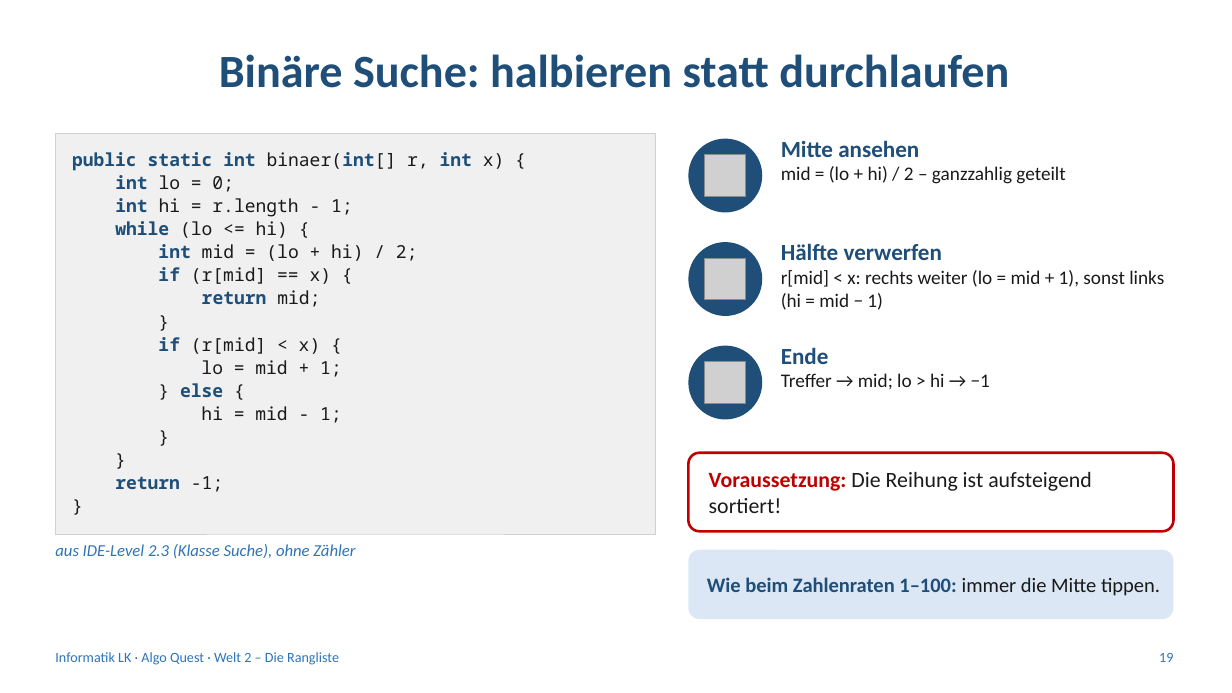
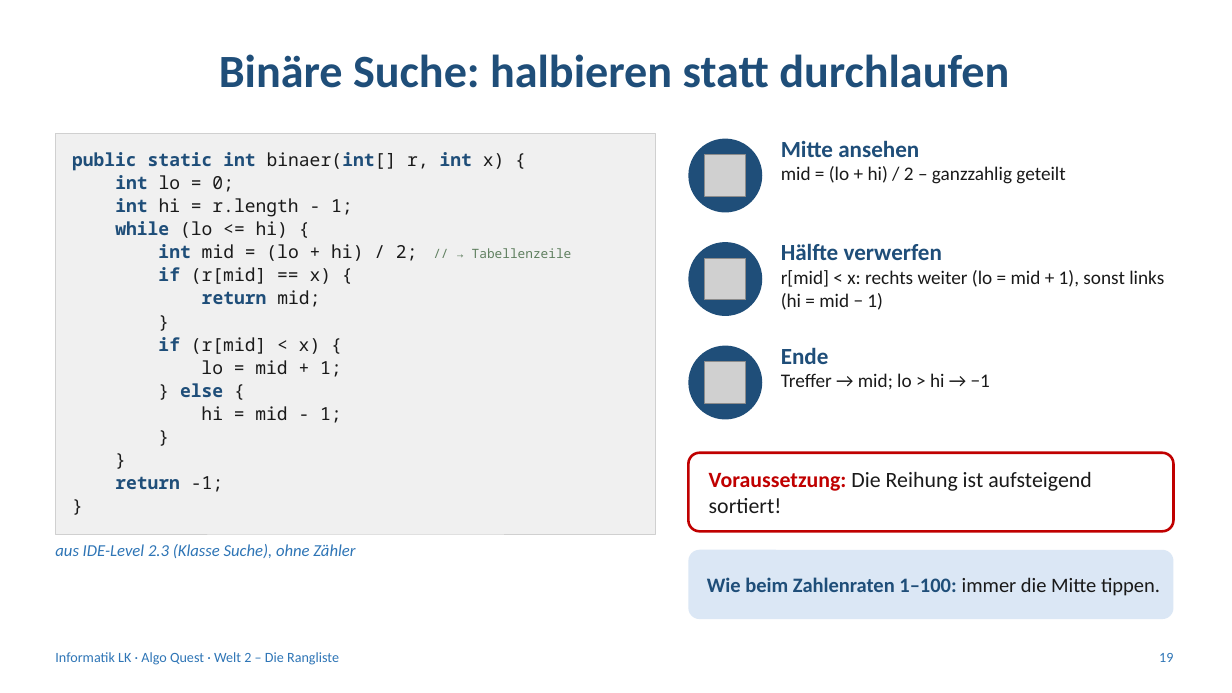
Before and after one commit to frankjuchim/AlgoQuest, a slide deck: slide 19 of materialien/Welt2_Rangliste/1_Praesentation/AQ_W2_Rangliste.pptx. Drawn at 1232x693 pixels with LibreOffice and Linux fonts; fonts in the diff are those of the drawing; grey boxes stand for pictures. Boxes give left, top, right and bottom in pixels: in the first picture for what was removed or moved away, otherwise in the second. Text is boxed around its words. In the diff, an @@ line names an element or a change of style, - is before the commit and + after.

```diff
--- a/materialien/Welt2_Rangliste/1_Praesentation/AQ_W2_Rangliste.pptx
+++ b/materialien/Welt2_Rangliste/1_Praesentation/AQ_W2_Rangliste.pptx
@@ text in rectangle at <box>158,244,572,261</box>: text changed; text colour #1A1A1A to #5F7F5F @@
-int mid = (lo + hi) / 2;
+int mid = (lo + hi) / 2; // → Tabellenzeile
```
Also in this commit, not shown: 5 other slides changed, 8 other files.
